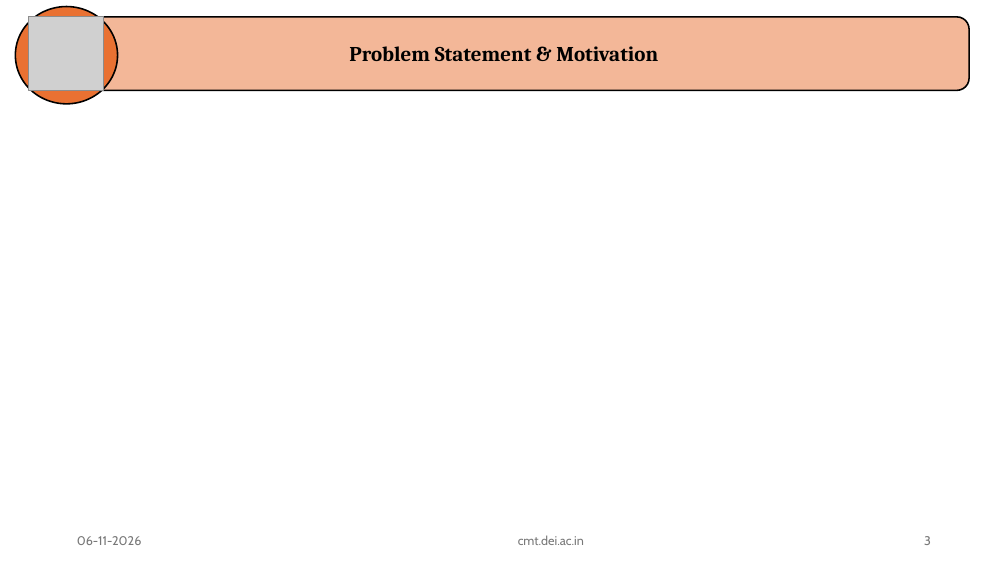
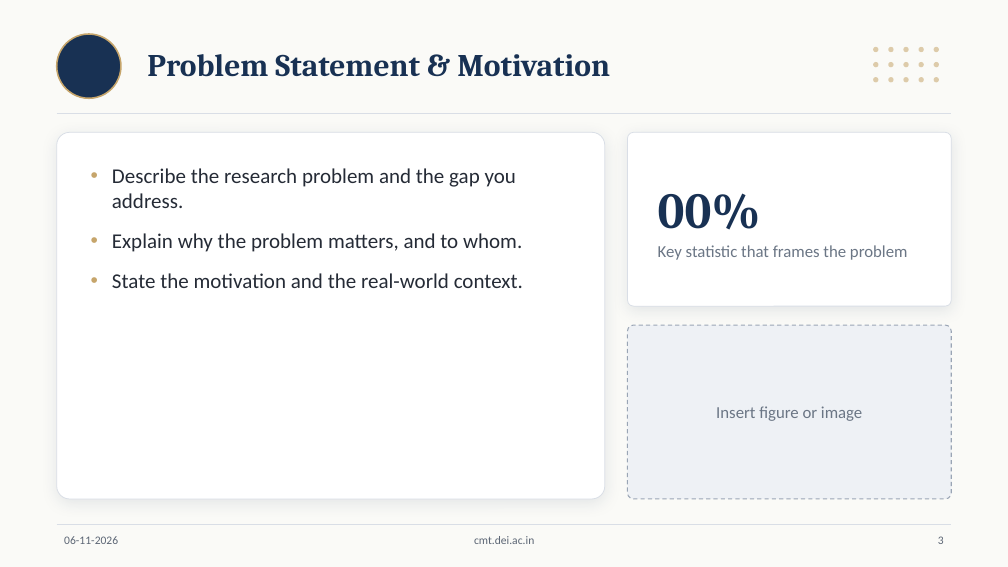
Before and after one commit to GurumaujSatsangi/ConfEase, a slide deck: slide 3 of public/OP_Template.pptx. Drawn at 1008x567 pixels with LibreOffice and Linux fonts; fonts in the diff are those of the drawing; grey boxes stand for pictures; background and template pictures are left out. Boxes give left, top, right and bottom in pixels: in the first picture for what was removed or moved away, otherwise in the second. Text is boxed around its words. In the diff, an @@ line names an element or a change of style, - is before the commit and + after.

```diff
--- a/public/OP_Template.pptx
+++ b/public/OP_Template.pptx
@@ background picture (left out) to #FAFAF7 @@
@@ ellipse removed at [15,7,117,104] @@
@@ picture removed at [29,16,104,90] @@
@@ rounded rectangle removed at [39,17,969,90] @@
@@ ellipse added at [57,34,121,98], fill #183153, outline #C6A56B 1.5 pt @@
@@ title "Problem Statement & Motivation": place and size @@
-title "Problem Statement & Motivation" at [349,46,658,61]
+title "Problem Statement & Motivation" at [147,54,610,77]
@@ title "Problem Statement & Motivation" at [147,54,610,77]: size 20 to 30 pt, text colour #000000 to #183153; alignment centre to left; vertical alignment bottom to middle @@
@@ group added at [873,47,939,82]: 15 ellipses @@
@@ line added from (57, 113) to (951, 113), #D9DEE6 0.75 pt @@
@@ rounded rectangle added at [57,132,605,499], fill #FFFFFF, outline #D9DEE6 0.75 pt @@
@@ rounded rectangle added at [628,132,951,306], fill #FFFFFF, outline #D9DEE6 0.75 pt @@
@@ text added at [112,168,523,288], 20 pt, text #252B36 @@
+• Describe the research problem and the gap you address.
+• Explain why the problem matters, and to whom.
+• State the motivation and the real-world context.
@@ text added at [658,193,908,260], 16 pt, text #6B7685 @@
+00%
+Key statistic that frames the problem
@@ rounded rectangle added at [628,325,951,499], fill #EEF1F5, outline #9AA5B5 1 pt dashed, 16 pt, text #6B7685 @@
+Insert figure or image
@@ text "06-11-2026": place and size @@
-text "06-11-2026" at [77,536,142,545]
+text "06-11-2026" at [64,536,118,544]
@@ line added from (57, 524) to (951, 524), #D9DEE6 0.75 pt @@
@@ size 12 to 11 pt, font Cabin to Calibri, text colour #797979 to #5B6574 in 3 elements at [938,536,944,544], [64,536,118,544], [474,536,534,544] @@
@@ text "cmt.dei.ac.in": place and size @@
-text "cmt.dei.ac.in" at [518,535,584,545]
+text "cmt.dei.ac.in" at [474,536,534,544]
@@ page number: place and size @@
-page number at [924,536,931,545]
+page number at [938,536,944,544]
```
Also in this commit, not shown: 9 other slides changed, 2 other files.
